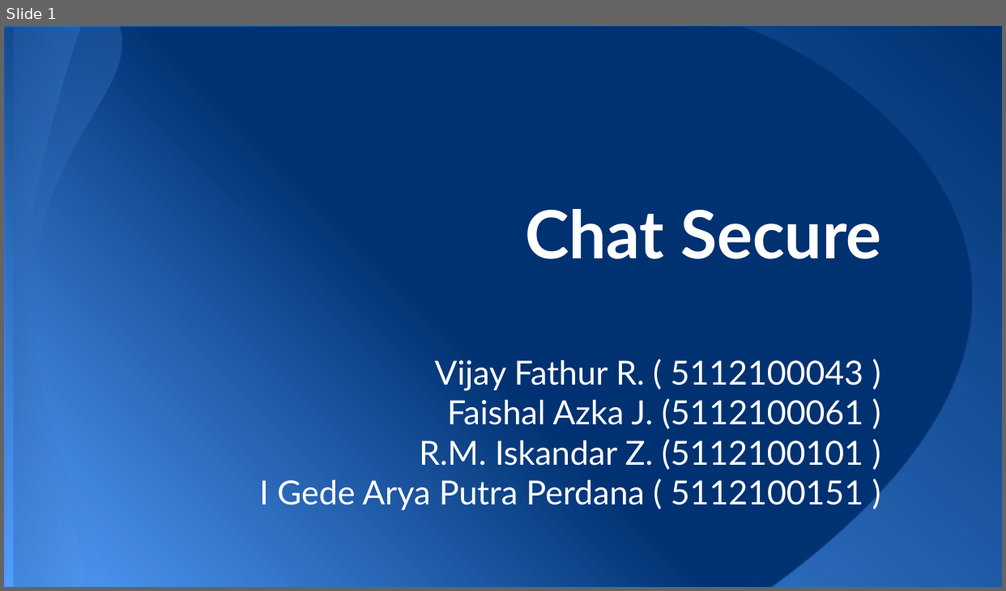
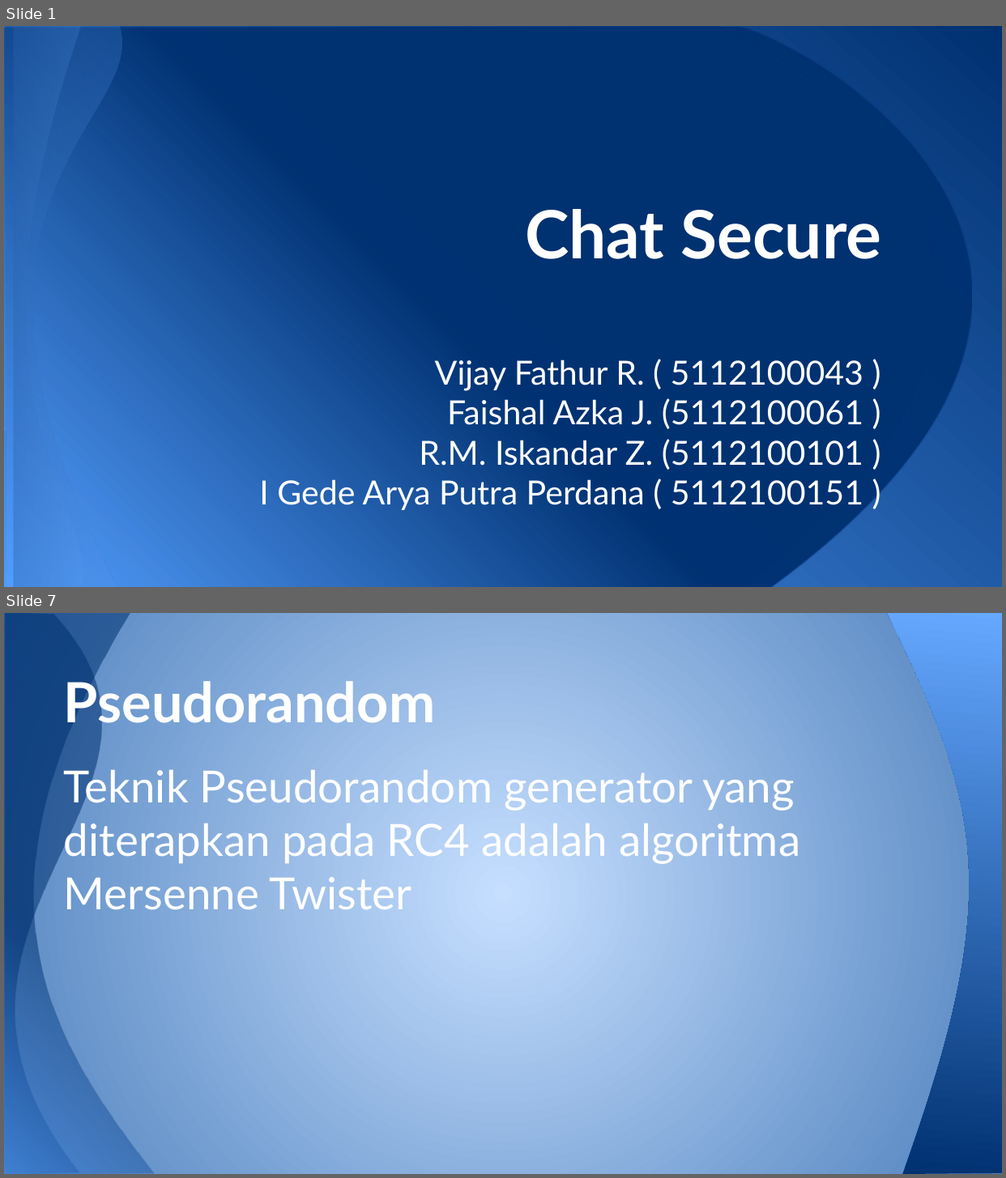
Before and after one commit to iskandarzun/KIJ, a slide deck: KIJ - Chat Secure.pptx. Shown one above the other, each under a label of ours: slide 1 before the commit, slides 1 and 7 after it; the slides between them are not shown. The pictures are 1006x591 and 1006x1178 pixels, drawn with LibreOffice and Linux fonts; fonts in the diff are those of the drawing. Boxes give left, top, right and bottom in pixels: in the first picture for what was removed or moved away, otherwise in the second. Text is boxed around its words. In the diff, an @@ line names an element or a change of style, - is before the commit and + after.

```diff
--- a/KIJ - Chat Secure.pptx
+++ b/KIJ - Chat Secure.pptx
@@ slide 7 added at [4,613,1002,1174], background gradient #C6DFFF to #4F81BD @@
@@ freeform shape added at [4,613,154,1174], fill gradient #549FFF to #003171 @@
@@ freeform shape added at [4,613,220,1174], fill gradient #549FFF to #003171 @@
@@ freeform shape added at [887,613,1002,1174], fill gradient #003171 to #65A8FF @@
@@ title added at [64,675,435,733], 40 pt, text #FFFFFF, bold @@
+Pseudorandom
@@ text added at [64,764,800,910], 32 pt, text #FFFFFF @@
+Teknik Pseudorandom generator yang diterapkan pada RC4 adalah algoritma Mersenne Twister
```
Also in this commit, not shown: 6 slides changed, 1 other slide added, 3 slides removed.
